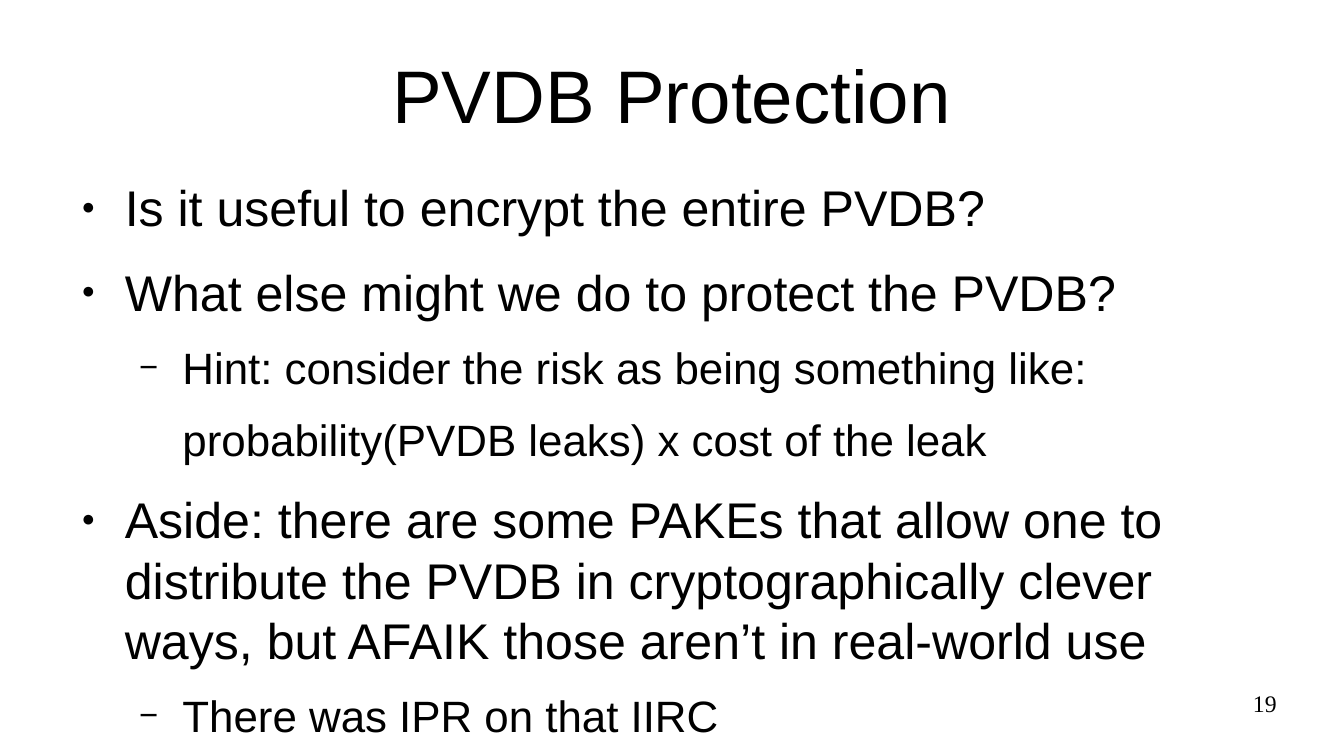
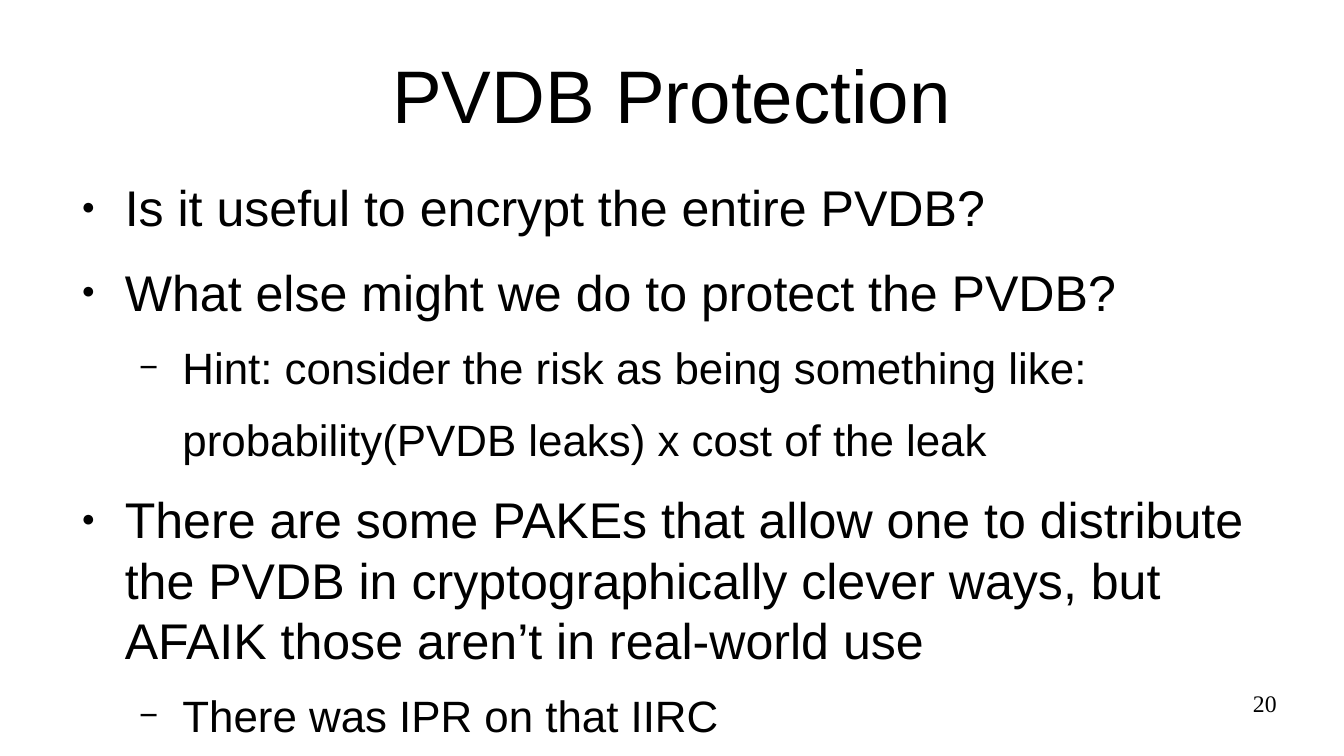
Before and after one commit to sftcd/cs7ns1, a slide deck: slide 20 of about-passwords.odp (slide 19 before the commit). Drawn at 1344x756 pixels with LibreOffice and Linux fonts; fonts in the diff are those of the drawing. Boxes give left, top, right and bottom in pixels: in the first picture for what was removed or moved away, otherwise in the second. Text is boxed around its words. In the diff, an @@ line names an element or a change of style, - is before the commit and + after.

```diff
--- a/about-passwords.odp
+++ b/about-passwords.odp
@@ text at (x1=125, y1=501, x2=1243, y2=660): text changed @@
-● Aside: there are some PAKEs that allow one to distribute the PVDB in cryptographically clever ways, but AFAIK those aren’t in real-world use
+● There are some PAKEs that allow one to distribute the PVDB in cryptographically clever ways, but AFAIK those aren’t in real-world use
@@ page number at (x1=1253, y1=696, x2=1277, y2=713): text changed @@
-19
+20
```
Also in this commit, not shown: 10 other slides changed, 2 slides added, 1 other file.
